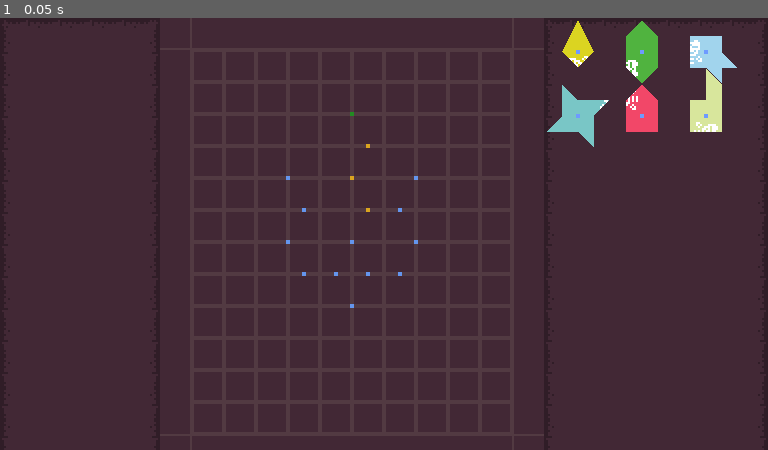
Above: before the commit, frame 1.
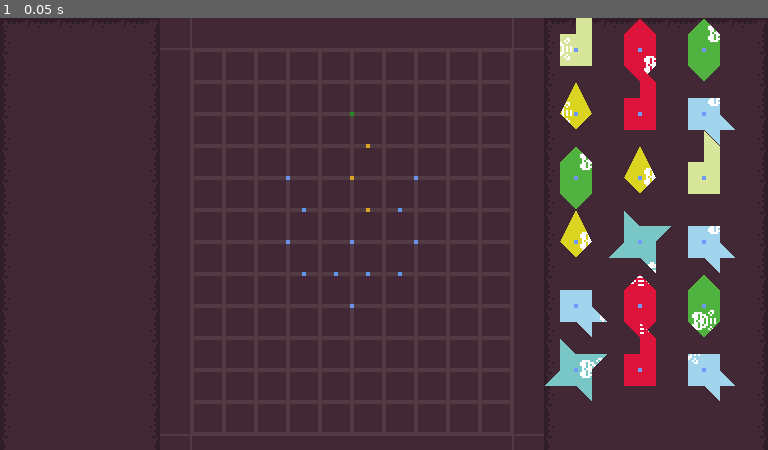
Above: after the commit, the same moment.

Repository: roam1n/forge
Game: Godot game, scene res://Scenes/foundryRoom.tscn
Two runs of this game, one before a commit and one after it. Both use one fixed random seed, a clock stepped at 60 frames per second and the inputs below. The project has no main scene, so this scene is started directly.
Inputs:
- Up to frame 1 (0.05 s): no input

The runs differ from the first frame. In frame 1, 7.5% of the frame differs, in the area x 70-96%, y 0-89%.

Commit message:
feat:随机生成16个魔纹形状

Diff:
--- a/Elements/dotMatrix/chunk.gd
+++ b/Elements/dotMatrix/chunk.gd
@@ -6,6 +6,8 @@
 @onready var dot: Polygon2D = $Dot
 
 const _011 = preload("res://assets/magic_patterns/011.png")
+const ROTATE_DEGREES: float = 45.0
+const CHUNK_SCALE: float = 8.0
 
 signal focus_chunk(chunk: Area2D)
 signal unfocus_chunk(chunk: Area2D)
@@ -14,17 +16,18 @@
 	set(v):
 		data = v
 		_update_polygon(data.polygon)
-
-const ROTATE_DEGREES: float = 45.0
-const CHUNK_SCALE: float = 8.0
+var pattern_edges: Array
+var pattern_center: Vector2
+var _pattern_area: Area2D
+var _pattern_scope: Polygon2D
+var _pattern_rotation: float
+var _pattern_texture := _011
+var _is_overlap :bool = false
 
 
 func _ready() -> void:
 	_update_polygon(data.polygon)
 	polygon_2d.color = data.color
-	if owner:
-		focus_chunk.connect(owner._on_chunk_be_focused)
-		unfocus_chunk.connect(owner._on_chunk_unfocused)
 
 # dot 不会跟随chunk一起旋转
 func _set(property: StringName, value: Variant) -> bool:
@@ -45,12 +48,20 @@
 	if polygon_2d is Polygon2D:
 		polygon_2d.polygon = new_polygon
 		polygon_2d_2.polygon = new_polygon
-		polygon_2d_2.texture = _011
+		polygon_2d_2.texture = _pattern_texture
 		data.generate_patterns_data()
-		if data.patterns_data.size() > 0:
-			var key = data.patterns_data.keys().pick_random()
-			polygon_2d_2.texture_offset = (Vector2(CHUNK_SCALE,CHUNK_SCALE) - key * CHUNK_SCALE)
-			polygon_2d_2.texture_rotation = data.patterns_data[key].c_rotation
+
+func generate_patters_data(center: Vector2) -> void:
+	if data.patterns_data.size() > 0:
+		if data.patterns_data.get(center):
+			pattern_center = center
+		else:
+			pattern_center = data.patterns_data.keys().pick_random()
+		pattern_edges = data.patterns_data[pattern_center].edges
+		_pattern_rotation = data.patterns_data[pattern_center].c_rotation
+		polygon_2d_2.texture_offset = Vector2(CHUNK_SCALE,CHUNK_SCALE) - pattern_center * CHUNK_SCALE
+		polygon_2d_2.texture_rotation = data.patterns_data[pattern_center].c_rotation
+		_handler_pattern_start()
 
 # 按住鼠标左键移动chunk，点击一下鼠标右键旋转一次块
 func _on_input_event(_viewport: Node, event: InputEvent, _shape_idx: int) -> void:
@@ -62,7 +73,7 @@
 		unfocus_chunk.emit(self)
 	elif event.is_action_pressed("mouse_right"):
 		rotation_degrees = _rotate_chunk(rotation_degrees)
-		print("rotation: ", rotation_degrees)
+		#print("rotation: ", rotation_degrees)
 
 # 控制chunk每次旋转的角度，将值域控制在[0,360)中
 func _rotate_chunk(current_degrees:float) -> float:
@@ -73,11 +84,69 @@
 # 重叠的区域如果属于chunk组，就多边形颜色变红
 func _on_area_entered(area: Area2D) -> void:
 	if area.is_in_group("chunk"):
+		_is_overlap = true
 		polygon_2d.color = Color.CRIMSON
 
 # 没有重叠的区域属于chunk组，就多边形颜色恢复data.color
 func _on_area_exited(_area: Area2D) -> void:
+	_is_overlap = false
 	polygon_2d.color = data.color
 	for overlap_area in get_overlapping_areas():
 		if overlap_area.is_in_group("chunk"):
+			_is_overlap = true
 			polygon_2d.color = Color.CRIMSON
+
+# chunk有编号1的边，新增分组patternStart，并且以魔纹为中心点建立边长为2*CHUNK_SCALE的正方形
+func _handler_pattern_start() -> void:
+	if pattern_edges.find(1) > -1:
+		add_to_group("patternStart")
+		var area2D = Area2D.new()
+		var collision = CollisionShape2D.new()
+		var shape2D = RectangleShape2D.new()
+		shape2D.set_size(Vector2(2*CHUNK_SCALE, 2*CHUNK_SCALE))
+		collision.shape = shape2D
+		collision.position = pattern_center * CHUNK_SCALE * Transform2D(data.patterns_data[pattern_center].c_rotation, Vector2(0,0))
+		area2D.add_child(collision)
+		area2D.monitorable = false
+		area2D.area_entered.connect(_on_pattern_start_area_entered)
+		area2D.area_exited.connect(_on_pattern_start_area_exited)
+		add_child(area2D)
+		_pattern_area = area2D
+		_show_pattern_action_scope()
+
+# 如果魔纹被激活 显示其范围
+func _show_pattern_action_scope() -> void:
+	var big_square: Polygon2D = Polygon2D.new()
+	big_square.polygon = PackedVector2Array([Vector2(-3,-3)*CHUNK_SCALE, Vector2(3,-3)*CHUNK_SCALE,
+		Vector2(3,3)*CHUNK_SCALE, Vector2(-3,3)*CHUNK_SCALE])
+	big_square.offset = big_square.offset * Transform2D(_pattern_rotation, - pattern_center * CHUNK_SCALE)
+	big_square.color = Color(0.7,0.7,0.7,0.15)
+	big_square.hide()
+	_pattern_scope = big_square
+	add_child(big_square)
+
+# patternStart来检测周围的chunk是否能组成一个魔纹
+func _on_pattern_start_area_entered(_area: Area2D) -> void:
+	_check_pattern_action()
+
+func _on_pattern_start_area_exited(_area: Area2D) -> void:
+	_check_pattern_action()
+
+func _check_pattern_action() -> void:
+	var edges: Dictionary = {}
+	for overlap_area in _pattern_area.get_overlapping_areas():
+		# position+pattern_center == overlap_area.position+overlap_area.pattern_center and
+		if overlap_area.get("pattern_edges") and not overlap_area._is_overlap and not _is_overlap:
+			for edge in overlap_area.get("pattern_edges"):
+				if edges.get(edge):
+					break
+				edges[edge] = true
+	for edge in pattern_edges:
+		if edges.get(edge):
+			break
+		edges[edge] = true
+	print(edges)
+	if edges.keys().size() == 8:
+		_pattern_scope.show()
+	else:
+		_pattern_scope.hide()
--- a/Elements/dotMatrix/solid_dot.gd
+++ b/Elements/dotMatrix/solid_dot.gd
@@ -17,6 +17,5 @@
 
 func _on_mouse_entered() -> void:
 	if owner and owner.active_dot:
-		print("current dot position: ", position)
 		# solid_dot的position是以dot_matrix为基点的
 		owner.active_dot.emit(position + owner.position, dot_type)
--- a/Scenes/foundryRoom.gd
+++ b/Scenes/foundryRoom.gd
@@ -1,11 +1,27 @@
 extends Node2D
 
+const CHUNK = preload("res://Elements/dotMatrix/chunk.tscn")
+const CHUNKS_DATA = [
+	"res://dataTables/chunks/blaze.tres",
+	"res://dataTables/chunks/life.tres",
+	"res://dataTables/chunks/resonance.tres",
+	"res://dataTables/chunks/starlight.tres",
+	"res://dataTables/chunks/storm.tres",
+	"res://dataTables/chunks/tidal.tres",
+]
 
 var _is_focusing_chunk: bool = false
 var focus_chunk: Node2D
 
 func _ready() -> void:
 	_is_focusing_chunk = true
+	var x = 288
+	var y = 16
+	for i in range(0, 15):
+		_generate_chunk(Vector2(i%3*32+x, floor(i/3)*32+y), randi_range(0,i%6), Vector2(randi_range(1,2),randi_range(1,2)))
+	_generate_chunk(Vector2(288, 16+32*5), 4, Vector2(0,1))
+	_generate_chunk(Vector2(288+32, 16+32*5), 2, Vector2(0,-3))
+	_generate_chunk(Vector2(288+64, 16+32*5), 5, Vector2(1,-1))
 
 func _physics_process(_delta: float) -> void:
 	if focus_chunk:
@@ -20,8 +36,20 @@
 
 func _on_chunk_be_focused(chunk: Area2D) -> void:
 	focus_chunk = chunk
-	print("focus chunk: ", chunk)
 
 func _on_chunk_unfocused(chunk: Area2D) -> void:
-	if focus_chunk.get_instance_id() == chunk.get_instance_id():
+	if focus_chunk and focus_chunk.get_instance_id() == chunk.get_instance_id():
 		focus_chunk = null
+
+func _generate_chunk(curr_position: Vector2, num = null, center = null) -> void:
+	var chunk := CHUNK.instantiate()
+	if not num:
+		num = randi_range(0, CHUNKS_DATA.size()-1)
+	chunk.data = load(CHUNKS_DATA[num])
+	chunk.position = curr_position
+	chunk.focus_chunk.connect(_on_chunk_be_focused)
+	chunk.unfocus_chunk.connect(_on_chunk_unfocused)
+	add_child(chunk)
+	chunk.owner = self
+	if center:
+		chunk.generate_patters_data(center)
--- a/Scenes/foundryRoom.tscn
+++ b/Scenes/foundryRoom.tscn
@@ -1,14 +1,8 @@
-[gd_scene load_steps=12 format=3 uid="uid://buxb7ioborqqj"]
+[gd_scene load_steps=6 format=3 uid="uid://buxb7ioborqqj"]
 
 [ext_resource type="Script" path="res://Scenes/foundryRoom.gd" id="1_q1cvm"]
 [ext_resource type="Texture2D" uid="uid://cc5msn0226lda" path="res://assets/0x72_16x16DungeonTileset.v5.png" id="2_env5p"]
-[ext_resource type="PackedScene" uid="uid://cs0b85gxou0vh" path="res://Elements/dotMatrix/chunk.tscn" id="2_nsnny"]
 [ext_resource type="PackedScene" uid="uid://b2im3a2kfprgu" path="res://Elements/dotMatrix/dot_matrix.tscn" id="2_ot4po"]
-[ext_resource type="Resource" uid="uid://dgg1m1rgwiv1r" path="res://dataTables/chunks/tidal.tres" id="3_rgvl5"]
-[ext_resource type="Resource" uid="uid://cmr62hpr1bk26" path="res://dataTables/chunks/life.tres" id="3_sq5br"]
-[ext_resource type="Resource" uid="uid://5hhpa6oqc3cc" path="res://dataTables/chunks/storm.tres" id="6_ettp7"]
-[ext_resource type="Resource" uid="uid://bkhjvh5u88h1s" path="res://dataTables/chunks/blaze.tres" id="7_kplg1"]
-[ext_resource type="Resource" uid="uid://bot3m71hqqqt" path="res://dataTables/chunks/resonance.tres" id="8_oqaqr"]
 
 [sub_resource type="TileSetAtlasSource" id="TileSetAtlasSource_53nga"]
 texture = ExtResource("2_env5p")
@@ -411,27 +405,4 @@
 [node name="DotMatrix" parent="." instance=ExtResource("2_ot4po")]
 position = Vector2(96, 16)
 
-[node name="Chunk2" parent="." instance=ExtResource("2_nsnny")]
-position = Vector2(289, 17)
-
-[node name="Chunk3" parent="." instance=ExtResource("2_nsnny")]
-position = Vector2(321, 17)
-data = ExtResource("3_sq5br")
-
-[node name="Chunk" parent="." instance=ExtResource("2_nsnny")]
-position = Vector2(353, 17)
-data = ExtResource("3_rgvl5")
-
-[node name="Chunk4" parent="." instance=ExtResource("2_nsnny")]
-position = Vector2(289, 49)
-data = ExtResource("6_ettp7")
-
-[node name="Chunk5" parent="." instance=ExtResource("2_nsnny")]
-position = Vector2(321, 49)
-data = ExtResource("7_kplg1")
-
-[node name="Chunk6" parent="." instance=ExtResource("2_nsnny")]
-position = Vector2(353, 49)
-data = ExtResource("8_oqaqr")
-
 [connection signal="active_dot" from="DotMatrix" to="." method="_on_dot_matrix_active_dot"]
--- a/scripts/Chunk.gd
+++ b/scripts/Chunk.gd
@@ -16,7 +16,9 @@
 func generate_patterns_data() -> void:
 	_check_point_of_first_ring(2)
 	_check_point_of_first_ring(3)
-	var rand = randi_range(1,4)*0.5*PI
+	_check_point_of_first_ring(1)
+	#var rand = randi_range(1,4)*0.5*PI
+	var rand = 0.5*PI
 	_format_polygon = _format_polygon * Transform2D(rand, Vector2(0,0))
 	_check_point_of_first_ring(1, rand)
 
@@ -31,7 +33,6 @@
 			if edges.size() > 0:
 				# 记录相交的点，和点包含点边
 				patterns_data[point] = {"edges":edges, "c_rotation": curr_rotation}
-			#print(name, ": ",point, "    ", intersect_polygons.map(func(i): return _check_same_edges( i * Transform2D(0.0, point) )) ,"    ", intersect_polygons.map(func(i): return  i * Transform2D(0.0, point)  ))
 
 # 围绕中心点，生成正方形
 func _generate_square_points(center: Vector2, size: int) -> PackedVector2Array:
